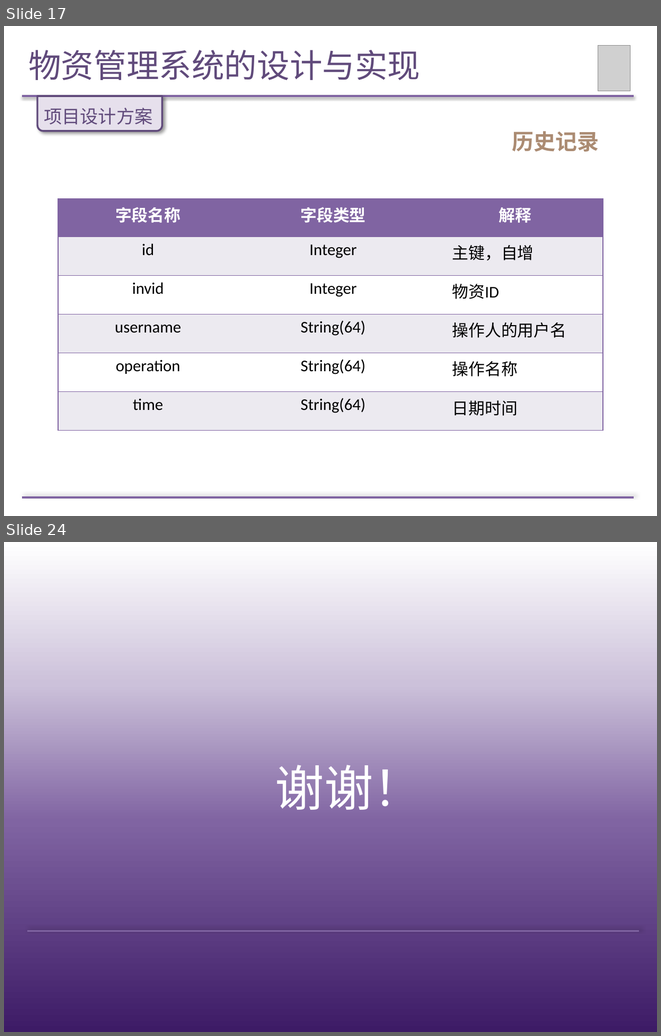
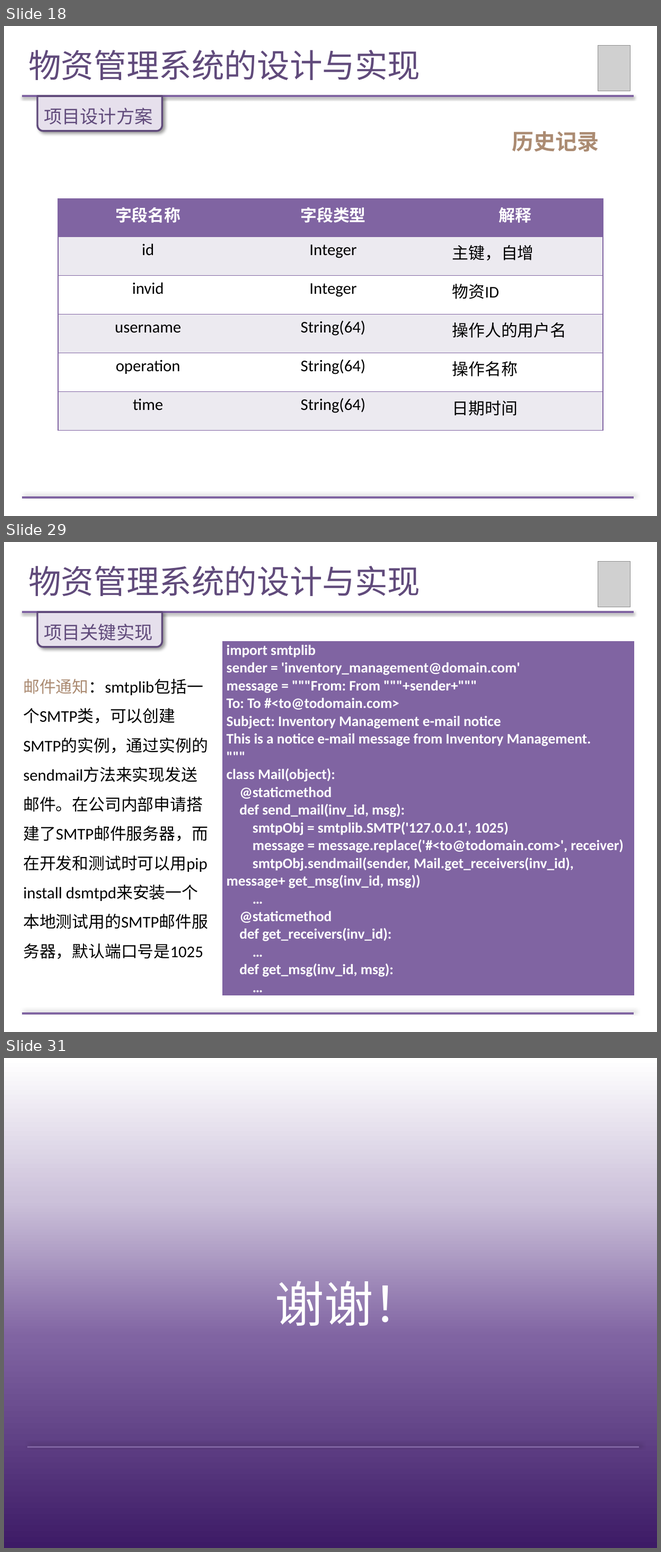
Before and after one commit to Wendy-Wu/LM-paper, a slide deck: 论文答辩PPT.pptx. Shown one above the other, each under a label of ours: slides 17 and 24 before the commit, slides 18, 29 and 31 after it; the slides between them are not shown. The pictures are 661x1036 and 661x1552 pixels, drawn with LibreOffice and Linux fonts; fonts in the diff are those of the drawing; grey boxes stand for pictures. Boxes give left, top, right and bottom in pixels: in the first picture for what was removed or moved away, otherwise in the second. Text is boxed around its words. In the diff, an @@ line names an element or a change of style, - is before the commit and + after.

```diff
--- a/论文答辩PPT.pptx
+++ b/论文答辩PPT.pptx
@@ slide 29 added at [4, 542, 657, 1032], background #FFFFFF @@
@@ title added at [28, 566, 420, 596], 36 pt, text #604A7B @@
+物资管理系统的设计与实现
@@ picture added at [598, 562, 630, 607] @@
@@ line added from (22, 612) to (634, 612), #8064A2 2 pt @@
@@ round same rect added at [37, 612, 162, 646], fill #E6E0EC, outline #604A7B 2 pt @@
@@ text added at [44, 624, 153, 641], 20 pt, text #604A7B @@
+项目关键实现
@@ table added at [223, 641, 634, 995], 1 rows, 1 columns @@
+import smtplib / sender = 'inventory_management@domain.com' / message = """From: From """+sender+""" / To: To #<to@todomain.com> / Subject: Inventory Management e-mail notice / This is a notice e-mail message from Inventory Management. / """ / class Mail(object): / @staticmethod / def send_mail(inv_id, msg): / smtpObj = smtplib.SMTP('127.0.0.1', 1025) / message = message.replace('#<to@todomain.com>', receiver) / smtpObj.sendmail(sender, Mail.get_receivers(inv_id), message+ get_msg(inv_id, msg)) / … / @staticmethod / def get_receivers(inv_id): / … / def get_msg(inv_id, msg): / …
@@ text added at [23, 679, 208, 959], 18 pt, text #000000 @@
+邮件通知：smtplib包括一个SMTP类，可以创建SMTP的实例，通过实例的sendmail方法来实现发送邮件。在公司内部申请搭建了SMTP邮件服务器，而在开发和测试时可以用pip install dsmtpd来安装一个本地测试用的SMTP邮件服务器，默认端口号是1025
@@ line added from (22, 1013) to (634, 1013), #8064A2 2 pt @@
@@ what was slide 17 is now slide 18 @@
@@ what was slide 24 is now slide 31 @@
```
Also in this commit, not shown: 9 slides changed, 6 other slides added.
